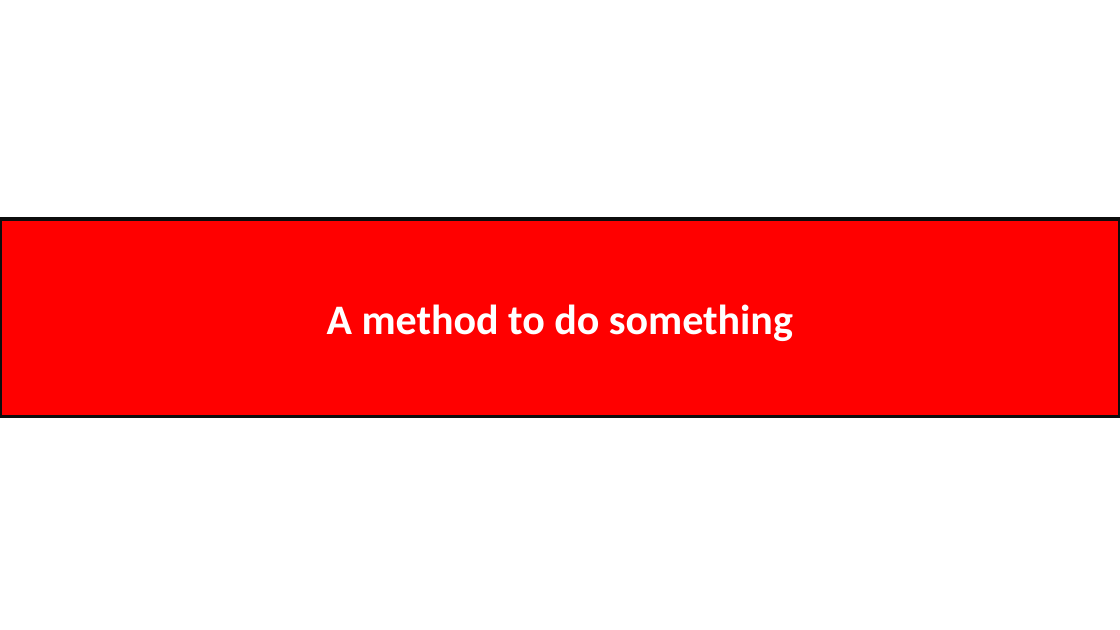
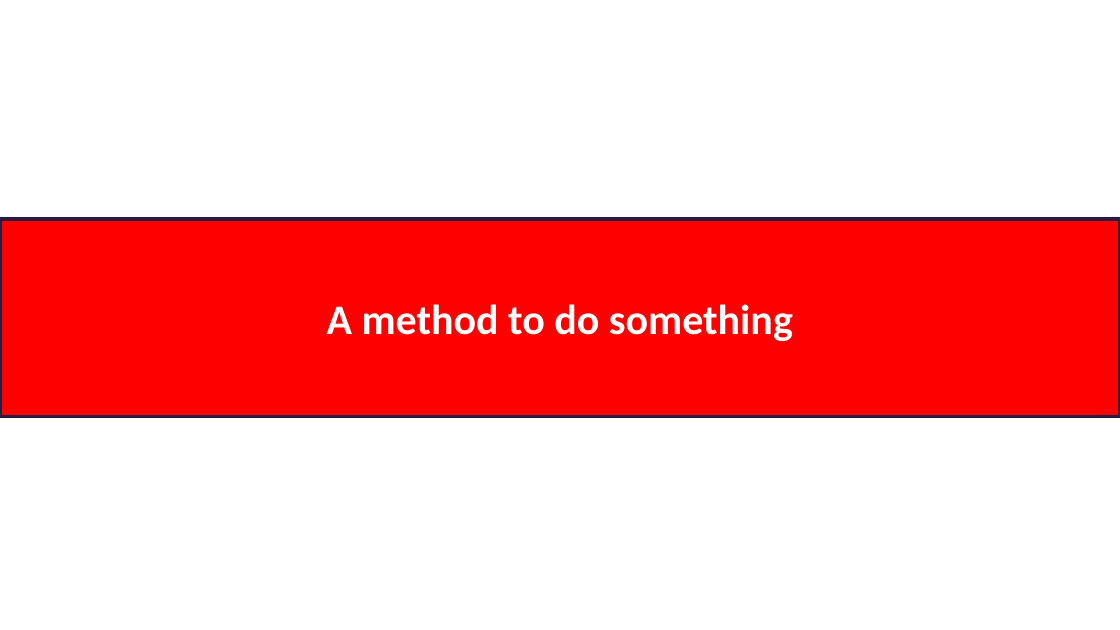
Before and after one commit to TrdHuy/doi-library, a slide deck: slide 1 of template/Pre_DOI_Form_05_2024.pptx. Drawn at 1120x630 pixels with LibreOffice and Linux fonts; fonts in the diff are those of the drawing. Boxes give left, top, right and bottom in pixels: in the first picture for what was removed or moved away, otherwise in the second. Text is boxed around its words. In the diff, an @@ line names an element or a change of style, - is before the commit and + after.

```diff
--- a/template/Pre_DOI_Form_05_2024.pptx
+++ b/template/Pre_DOI_Form_05_2024.pptx
@@ rectangle "A method to do something" at [0, 219, 1120, 417]: outline #0D0D0D 3 pt to #271C44 3 pt @@
```
Also in this commit, not shown: 1 other slide changed, 4 other files.
